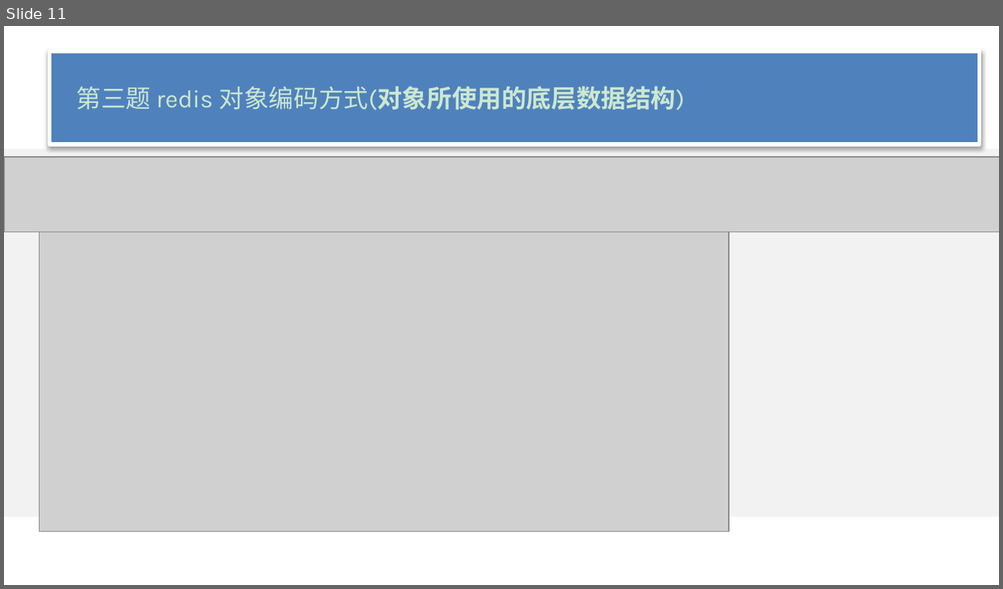
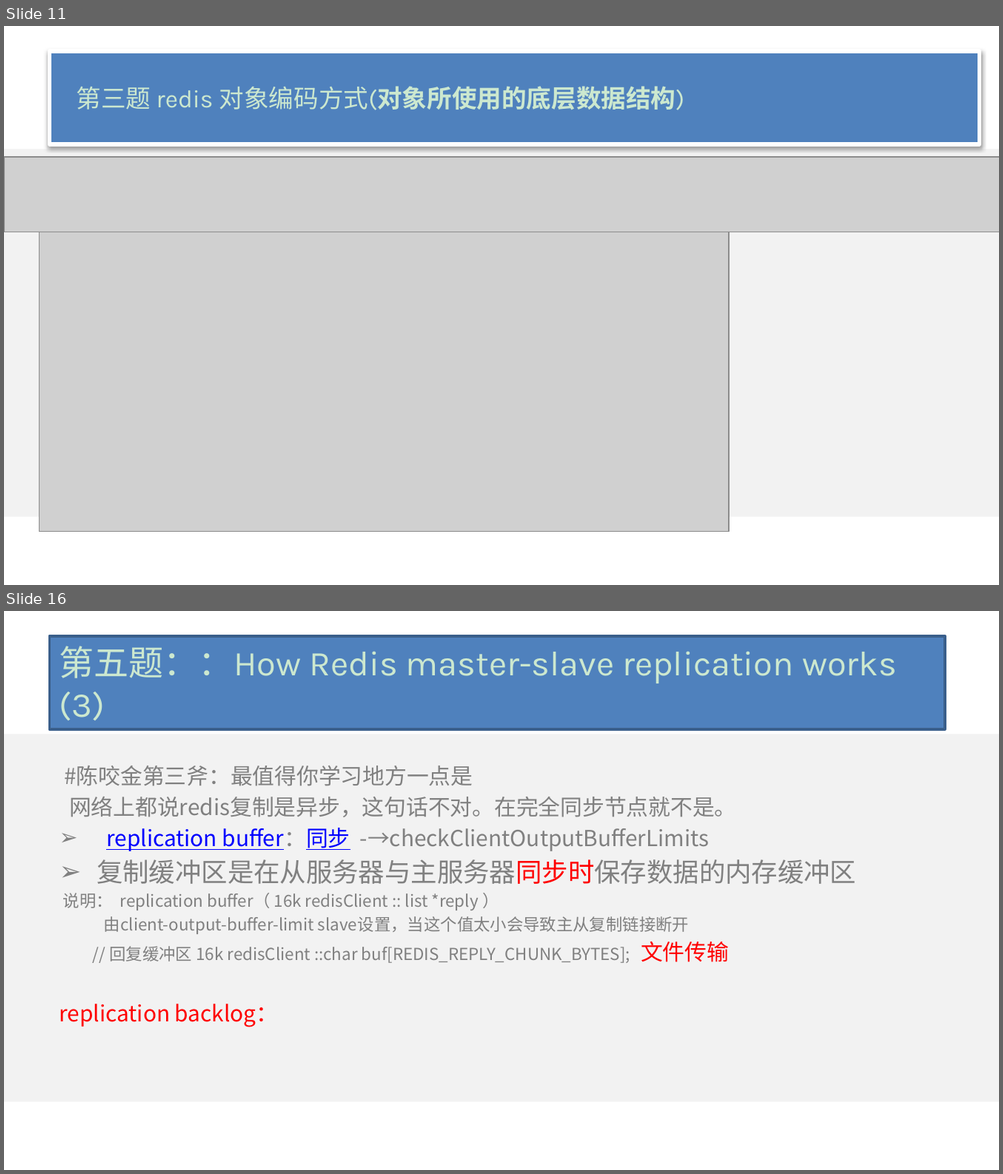
Before and after one commit to wangcy6/weekly, a slide deck: ppt/服务器设计_组件篇.pptx. Shown one above the other, each under a label of ours: slide 11 before the commit, slides 11 and 16 after it; the slides between them are not shown. The pictures are 1003x589 and 1003x1174 pixels, drawn with LibreOffice and Linux fonts; fonts in the diff are those of the drawing; grey boxes stand for pictures; background and template pictures are left out. Boxes give left, top, right and bottom in pixels: in the first picture for what was removed or moved away, otherwise in the second. Text is boxed around its words. In the diff, an @@ line names an element or a change of style, - is before the commit and + after.

Commit message:
update

```diff
--- a/ppt/服务器设计_组件篇.pptx
+++ b/ppt/服务器设计_组件篇.pptx
@@ slide 16 added at [4, 611, 999, 1170], background #CCE8CF; not listed: 1 template element that a slide beside it also shows @@
@@ title added at [50, 636, 945, 729], fill #4F81BD, outline #3A5F8C 2 pt, 25.2 pt, text #CCE8CF @@
+第五题：：How Redis master-slave replication works (3)
@@ text added at [60, 766, 856, 1028], 12 pt, text #808080 @@
+#陈咬金第三斧：最值得你学习地方一点是
+网络上都说redis复制是异步，这句话不对。在完全同步节点就不是。
+➢ replication buffer：同步 -→checkClientOutputBufferLimits
+➢ 复制缓冲区是在从服务器与主服务器同步时保存数据的内存缓冲区
+说明： replication buffer（ 16k redisClient :: list *reply ）
+由client-output-buffer-limit slave设置，当这个值太小会导致主从复制链接断开
+// 回复缓冲区 16k redisClient ::char buf[REDIS_REPLY_CHUNK_BYTES]; 文件传输
+replication backlog：
```
Also in this commit, not shown: 2 slides changed, 5 other slides added.
